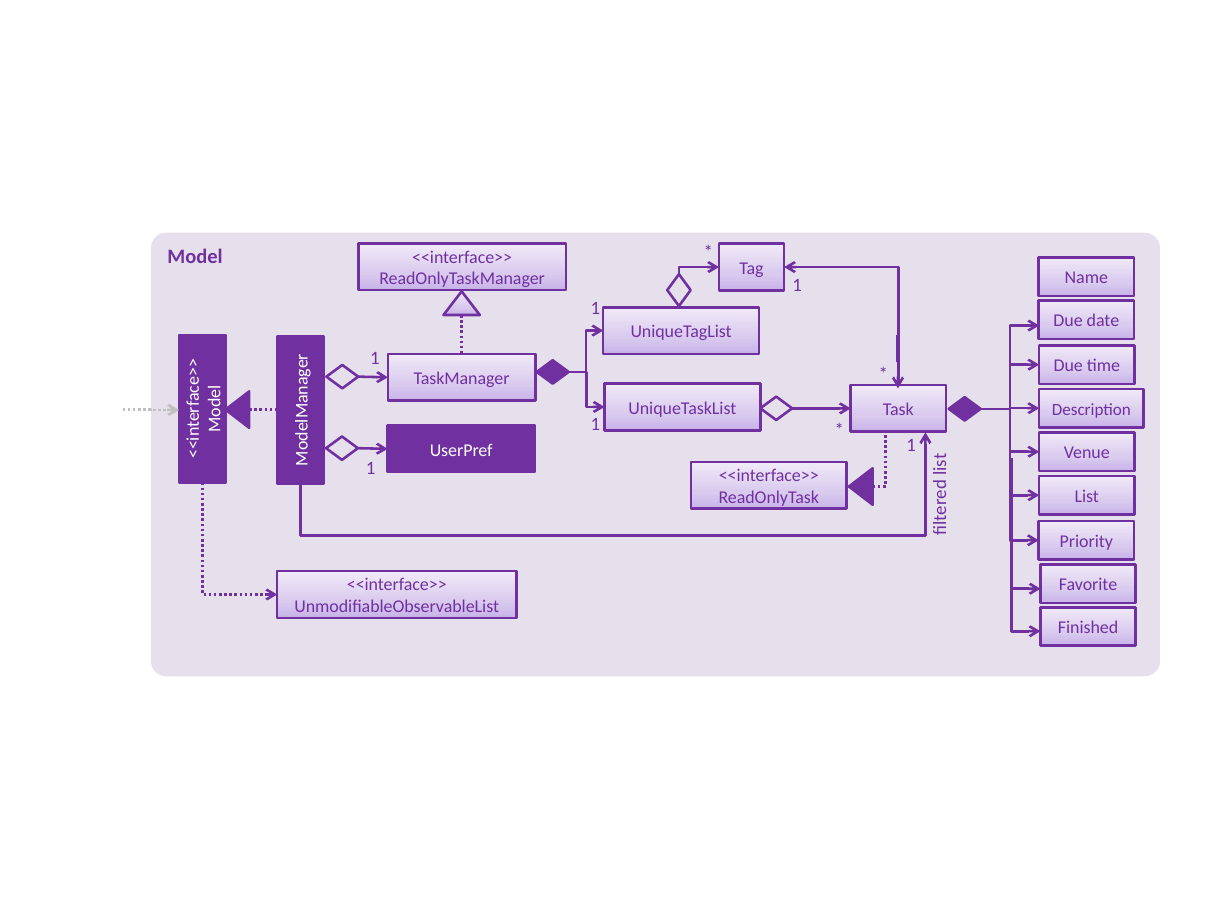
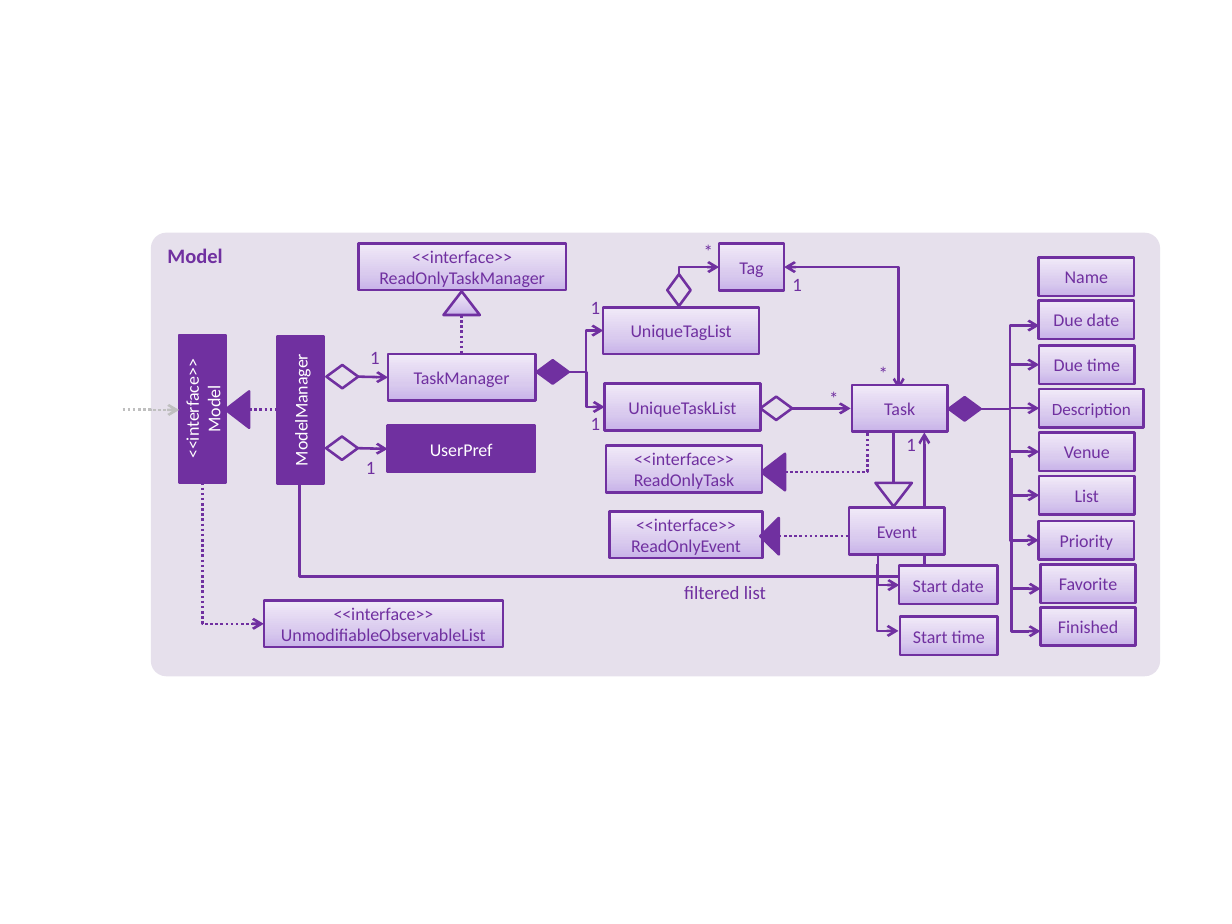
Before and after one commit to CS2103JAN2017-W10-B1/addressbook-level4, a slide deck: slide 1 of docs/diagrams/ModelComponentClassDiagram.pptx. Drawn at 1232x924 pixels with LibreOffice and Linux fonts; fonts in the diff are those of the drawing. Boxes give left, top, right and bottom in pixels: in the first picture for what was removed or moved away, otherwise in the second. Text is boxed around its words. In the diff, an @@ line names an element or a change of style, - is before the commit and + after.

```diff
--- a/docs/diagrams/ModelComponentClassDiagram.pptx
+++ b/docs/diagrams/ModelComponentClassDiagram.pptx
@@ elbow arrow (898, 335) - (898, 389): route changed @@
@@ text "*": place and size @@
-text "*" at bbox=[827, 418, 853, 442]
+text "*" at bbox=[821, 387, 846, 411]
@@ elbow arrow added from (893, 483) to (893, 413), #7030A0 1.5 pt @@
@@ elbow arrow (299, 484) - (924, 432): route changed @@
@@ rectangle "<<interface>> ReadOnlyTask": place and size @@
-rectangle "<<interface>> ReadOnlyTask" at bbox=[691, 462, 848, 509]
+rectangle "<<interface>> ReadOnlyTask" at bbox=[606, 446, 763, 493]
@@ elbow line moved from (872, 487) - (886, 430) to (785, 472) - (861, 431) @@
@@ triangle: place and size @@
-triangle at bbox=[849, 468, 873, 505]
+triangle at bbox=[762, 454, 785, 491]
@@ elbow arrow moved from (202, 483) - (277, 595) to (202, 483) - (264, 623) @@
@@ rectangle added at bbox=[849, 508, 944, 554], fill gradient #C9B5E8 to #D8CBEE to #F0EAF9, outline #7030A0 1.5 pt, 10.5 pt, text #7030A0 @@
+Event
@@ triangle added at bbox=[876, 483, 913, 506], outline #7030A0 1.5 pt @@
@@ rectangle added at bbox=[610, 511, 763, 558], fill gradient #C9B5E8 to #D8CBEE to #F0EAF9, outline #7030A0 1.5 pt, 10.5 pt, text #7030A0 @@
+<<interface>>
+ReadOnlyEvent
@@ triangle added at bbox=[761, 518, 779, 555], fill #7030A0, outline #7030A0 1.5 pt @@
@@ elbow line added from (779, 536) to (849, 531), #7030A0 1.5 pt dashed @@
@@ elbow arrow added from (857, 556) to (899, 585), #7030A0 1.5 pt @@
@@ elbow arrow added from (877, 564) to (898, 631), #7030A0 1.5 pt @@
@@ rectangle added at bbox=[899, 565, 998, 604], fill gradient #C9B5E8 to #D8CBEE to #F0EAF9, outline #7030A0 1.5 pt, 10.5 pt, text #7030A0 @@
+Start date
@@ text "filtered list": place and size @@
-text "filtered list" at bbox=[928, 456, 951, 534]
+text "filtered list" at bbox=[684, 586, 766, 599]
@@ text "filtered list" at bbox=[684, 586, 766, 599]: rotation 270 to 0 degrees @@
@@ rectangle "<<interface>> UnmodifiableObservableList": place and size @@
-rectangle "<<interface>> UnmodifiableObservableList" at bbox=[277, 572, 516, 618]
+rectangle "<<interface>> UnmodifiableObservableList" at bbox=[264, 600, 503, 647]
@@ rectangle added at bbox=[901, 617, 998, 655], fill gradient #C9B5E8 to #D8CBEE to #F0EAF9, outline #7030A0 1.5 pt, 10.5 pt, text #7030A0 @@
+Start time
```
Also in this commit, not shown: 10 other files.
